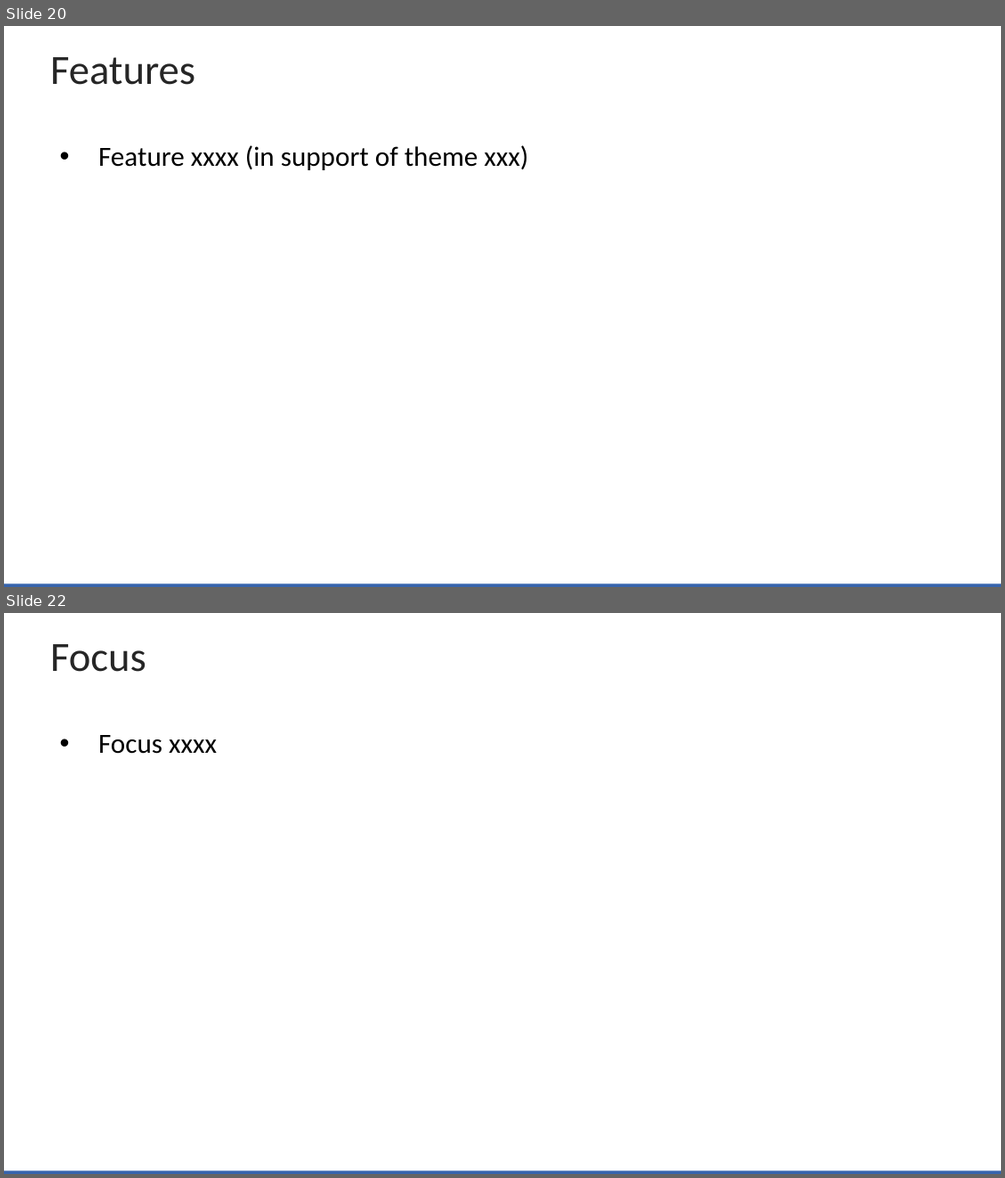
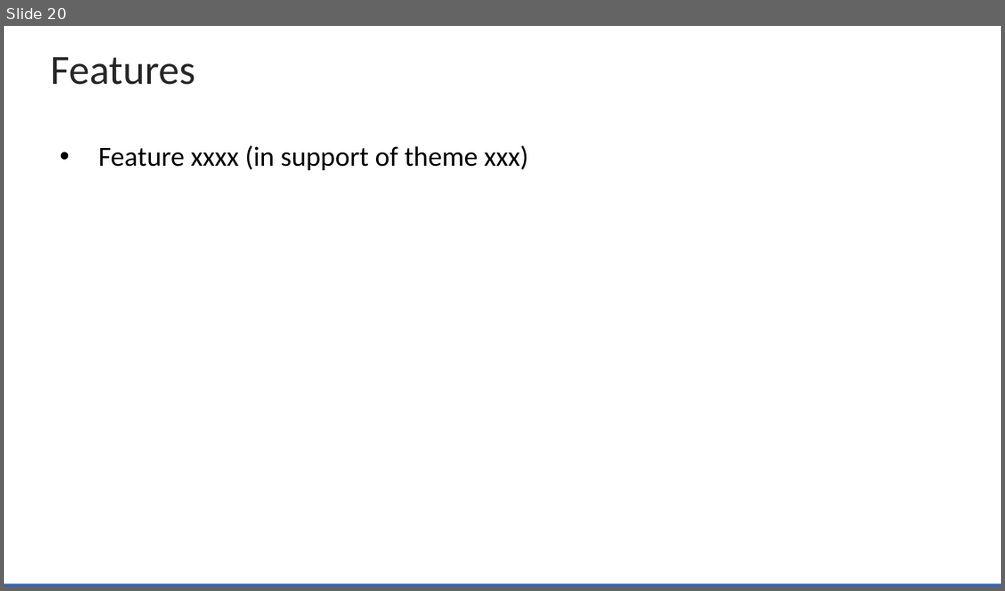
Before and after one commit to zowe/community, a slide deck: Project Management/20PI3 Planning/Zowe Community Squad Focus for 20PI3.pptx. Shown one above the other, each under a label of ours: slides 20 and 22 before the commit, slide 20 after it; the slides between them are not shown. The pictures are 1005x1178 and 1005x591 pixels, drawn with LibreOffice and Linux fonts; fonts in the diff are those of the drawing; background and template pictures are left out. Boxes give left, top, right and bottom in pixels: in the first picture for what was removed or moved away, otherwise in the second. Text is boxed around its words. In the diff, an @@ line names an element or a change of style, - is before the commit and + after.

```diff
--- a/Project Management/20PI3 Planning/Zowe Community Squad Focus for 20PI3.pptx
+++ b/Project Management/20PI3 Planning/Zowe Community Squad Focus for 20PI3.pptx
@@ slide 22 removed at [4,613,1001,1174], background #FFFFFF; not listed: 1 template element that a slide beside it also shows @@
@@ title removed at [50,644,146,672] @@
-Focus
@@ text removed at [98,735,217,754] @@
-• Focus xxxx
```
Also in this commit, not shown: 1 slide changed, 1 slide added.
